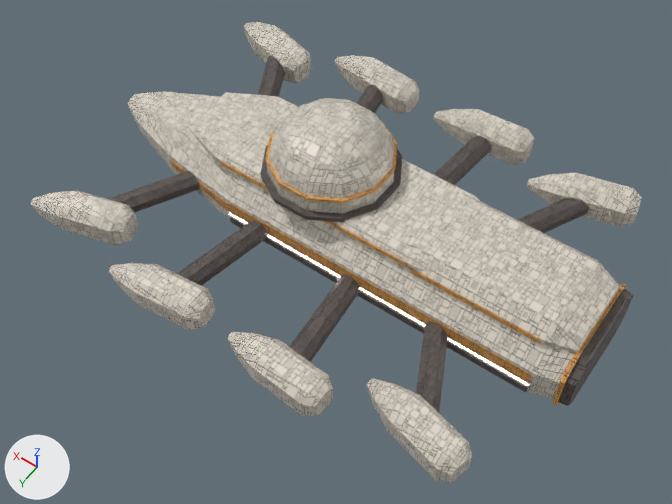
Renders of the glTF model prototype/test-game/content/ships/collective_lod2.glb from each side of a commit.
Camera for both pictures: a camera (50 mm lens) standing at (-13.4, 19.2, 27.3) and looking at (-0.9, 1.7, -0.3). Every picture has the same lights, and +X, +Y and +Z are marked at lower left. The first picture is the older version. Vertices at exactly the same position are counted once.

The first picture shows 'collective_lod2_body' and 1 more.
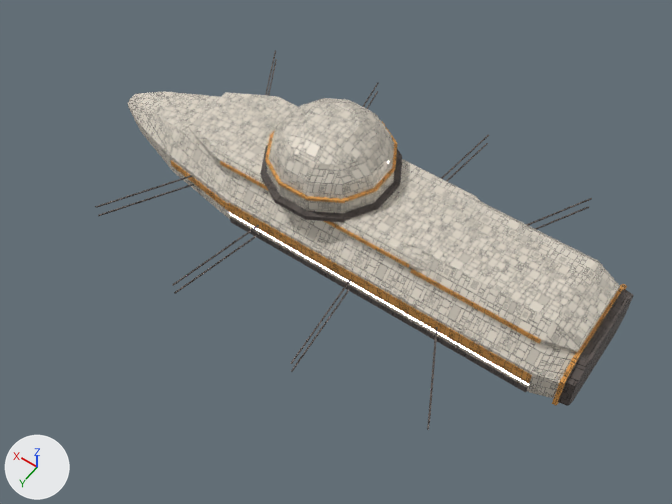
Location of each change, (x1, y1, x2, y2) in pixels of the pictures (672 x 504 px):
'collective_lod2_body', reshaped (12% narrower, 17% shorter)
    before: (30, 22, 642, 482)
    after: (95, 50, 634, 430)
part 1 of me_collective_lod2_body, added
    after: (95, 175, 192, 208)
part 2 of me_collective_lod2_body, added
    after: (98, 184, 194, 216)
part 3 of me_collective_lod2_body, added
    after: (172, 225, 259, 286)
part 4 of me_collective_lod2_body, added
    after: (174, 233, 261, 294)
part 5 of me_collective_lod2_body, added
    after: (290, 279, 351, 364)
part 6 of me_collective_lod2_body, added
    after: (291, 287, 351, 372)
part 7 of me_collective_lod2_body, added
    after: (428, 327, 438, 423)
part 8 of me_collective_lod2_body, added
    after: (427, 334, 436, 430)
part 9 of me_collective_lod2_body, added
    after: (265, 50, 276, 96)
part 10 of me_collective_lod2_body, added
    after: (268, 59, 277, 96)
part 11 of me_collective_lod2_body, added
    after: (362, 82, 379, 107)
part 12 of me_collective_lod2_body, added
    after: (441, 134, 489, 179)
part 13 of me_collective_lod2_body, added
    after: (446, 143, 488, 182)
part 14 of me_collective_lod2_body, added
    after: (526, 198, 592, 225)
part 15 of me_collective_lod2_body, added
    after: (534, 206, 589, 230)
part 16 of me_collective_lod2_body, deleted
    before: (30, 22, 642, 482)

What changed in the scene script:
```text
Change me_collective_lod2_body:
    remove me_collective_lod2_body.from_pydata(...)  # 878 vertices, 1636 faces; spans x -10.9..11.0, y -7.8..7.8, z -2.0..4.3
    add me_collective_lod2_body.from_pydata(...)  # 558 vertices, 996 faces; spans x -10.9..11.0, y -6.7..6.7, z -2.0..4.3
    me_collective_lod2_body part 1: the loose piece of 8 vertices spanning x -4.2..4.2, y 2.0, z 1.6..1.8 is copied, and the copy is turned 60.3 degrees about the z axis through its middle and scaled by 0.48, then moved by (6.6, 1.8, -1.5); it spans x 5.6..7.6, y 2.1..5.6, z 0.2..0.3
    me_collective_lod2_body part 2: the loose piece of 8 vertices spanning x -4.2..4.2, y 2.0, z 1.6..1.8 is copied, and the copy is turned 60.3 degrees about the z axis through its middle and scaled by 0.48, then moved by (6.6, 1.8, -2.0); it spans x 5.6..7.6, y 2.1..5.6, z -0.3..-0.2
    me_collective_lod2_body part 3: the loose piece of 8 vertices spanning x -4.2..4.2, y 2.0, z 1.6..1.8 is copied, and the copy is turned 79 degrees about the z axis through its middle and scaled by 0.497, then moved by (2.4, 2.5, -1.6); it spans x 2.0..2.8, y 2.5..6.6, z 0.1..0.2
    me_collective_lod2_body part 4: the loose piece of 8 vertices spanning x -4.2..4.2, y 2.0, z 1.6..1.8 is copied, and the copy is turned 79 degrees about the z axis through its middle and scaled by 0.497, then moved by (2.4, 2.5, -2.1); it spans x 2.0..2.8, y 2.5..6.6, z -0.4..-0.3
    me_collective_lod2_body part 5: the loose piece of 8 vertices spanning x -9.5..3.5, y 2.6, z -0.1..0.4 is copied, and the copy is turned 95.4 degrees about the z axis through its middle and scaled by 0.324, then moved by (0.6, 2.0, -0.1); it spans x -2.6..-2.2, y 2.5..6.7, z 0.0..0.1
    me_collective_lod2_body part 6: the loose piece of 8 vertices spanning x -9.5..3.5, y 2.6, z -0.7..-0.4 is copied, and the copy is turned 95.4 degrees about the z axis through its middle and scaled by 0.324, then moved by (0.6, 2.0, 0.1); it spans x -2.6..-2.2, y 2.5..6.7, z -0.5..-0.4
    me_collective_lod2_body part 7: the loose piece of 8 vertices spanning x -9.3..-4.3, y 2.0, z 1.4..1.7 is copied, and the copy is turned 117.9 degrees about the z axis through its middle and scaled by 0.768, then moved by (0.1, 2.2, -1.4); it spans x -7.6..-5.8, y 2.5..5.9, z 0.1..0.2
    me_collective_lod2_body part 8: the loose piece of 8 vertices spanning x -9.3..-4.3, y 2.0, z 1.4..1.7 is copied, and the copy is turned 117.9 degrees about the z axis through its middle and scaled by 0.768, then moved by (0.1, 2.2, -1.9); it spans x -7.6..-5.8, y 2.5..5.9, z -0.4..-0.3
    me_collective_lod2_body part 9: the loose piece of 8 vertices spanning x -9.5..3.5, y -2.6, z -0.1..0.4 is copied, and the copy is turned -60.3 degrees about the z axis through its middle and scaled by 0.31, then moved by (9.6, -1.2, 0.1); it spans x 5.6..7.6, y -5.6..-2.1, z 0.2..0.3
    me_collective_lod2_body part 10: the loose piece of 8 vertices spanning x -9.5..3.5, y -2.6, z -0.7..-0.4 is copied, and the copy is turned -60.3 degrees about the z axis through its middle and scaled by 0.31, then moved by (9.6, -1.2, 0.3); it spans x 5.6..7.6, y -5.6..-2.1, z -0.3..-0.2
    me_collective_lod2_body part 11: the loose piece of 8 vertices spanning x -4.2..4.2, y -2.0, z 1.6..1.8 is copied, and the copy is turned -79 degrees about the z axis through its middle and scaled by 0.497, then moved by (2.4, -2.5, -1.6); it spans x 2.0..2.8, y -6.6..-2.5, z 0.1..0.2
    me_collective_lod2_body part 12: the loose piece of 8 vertices spanning x -9.5..3.5, y -2.6, z -0.1..0.4 is copied, and the copy is turned -95.4 degrees about the z axis through its middle and scaled by 0.324, then moved by (0.6, -2.0, -0.1); it spans x -2.6..-2.2, y -6.7..-2.5, z 0.0..0.1
    me_collective_lod2_body part 13: the loose piece of 8 vertices spanning x -9.5..3.5, y -2.6, z -0.7..-0.4 is copied, and the copy is turned -95.4 degrees about the z axis through its middle and scaled by 0.324, then moved by (0.6, -2.0, 0.1); it spans x -2.6..-2.2, y -6.7..-2.5, z -0.5..-0.4
    me_collective_lod2_body part 14: the loose piece of 8 vertices spanning x -9.3..-4.3, y -2.0, z 1.4..1.7 is copied, and the copy is turned -117.9 degrees about the z axis through its middle and scaled by 0.768, then moved by (0.1, -2.2, -1.4); it spans x -7.6..-5.8, y -5.9..-2.5, z 0.1..0.2
    me_collective_lod2_body part 15: the loose piece of 8 vertices spanning x -9.3..-4.3, y -2.0, z 1.4..1.7 is copied, and the copy is turned -117.9 degrees about the z axis through its middle and scaled by 0.768, then moved by (0.1, -2.2, -1.9); it spans x -7.6..-5.8, y -5.9..-2.5, z -0.4..-0.3
    me_collective_lod2_body part 16: 16 loose pieces with 448 vertices, spanning x -9.4..10.1, y -7.8..7.8, z -0.9..0.7, are deleted
    other edits to the shape of me_collective_lod2_body do not show in these pictures
```
